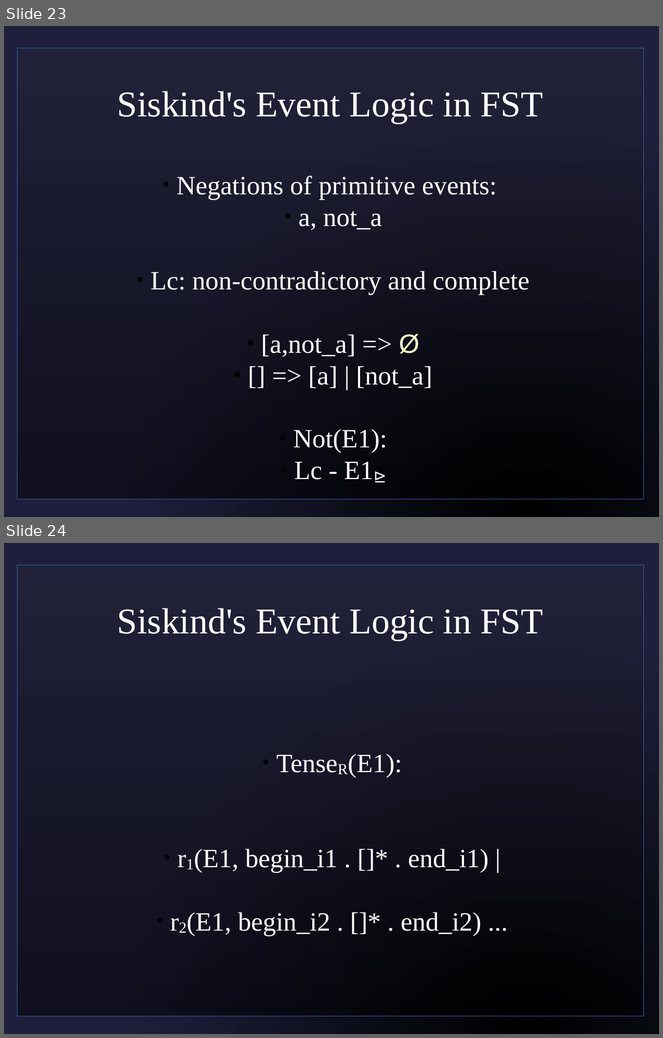
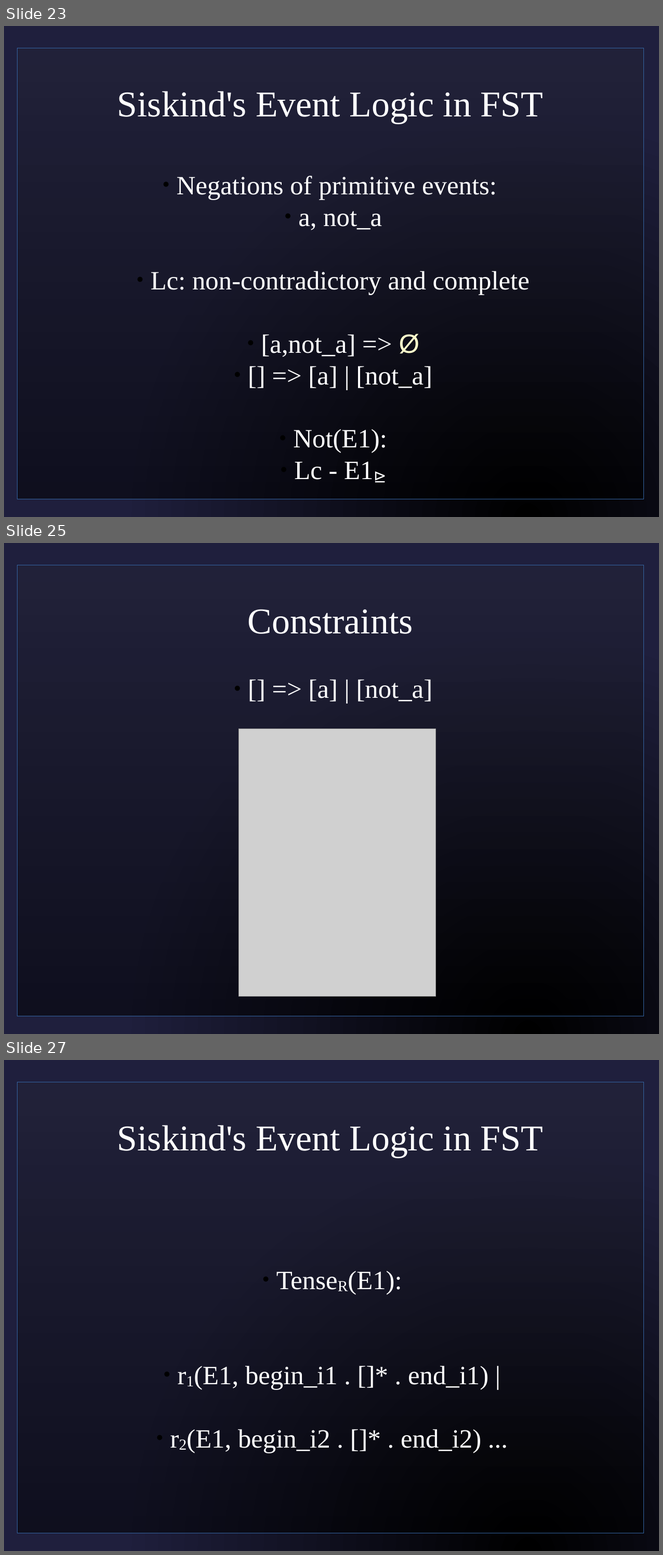
Before and after one commit to sjf/eventlogic, a slide deck: pres1.odp. Shown one above the other, each under a label of ours: slides 23 and 24 before the commit, slides 23, 25 and 27 after it; the slides between them are not shown. The pictures are 663x1038 and 663x1555 pixels, drawn with LibreOffice and Linux fonts; fonts in the diff are those of the drawing; grey boxes stand for pictures; background and template pictures are left out. Boxes give left, top, right and bottom in pixels: in the first picture for what was removed or moved away, otherwise in the second. Text is boxed around its words. In the diff, an @@ line names an element or a change of style, - is before the commit and + after.

```diff
--- a/pres1.odp
+++ b/pres1.odp
@@ slide 25 added at box(4, 543, 659, 1034), background picture (left out); not listed: 1 template element that a slide beside it also shows @@
@@ title added at box(248, 609, 413, 634), 44 pt, text #FFFFFF @@
+Constraints
@@ subtitle added at box(309, 679, 433, 702), 32 pt, text #FFFFFF @@
+  ● [] => [a] | [not_a]
@@ picture added at box(239, 729, 436, 996) @@
@@ what was slide 24 is now slide 27 @@
```
Also in this commit, not shown: 2 other slides added, 2 other files.
